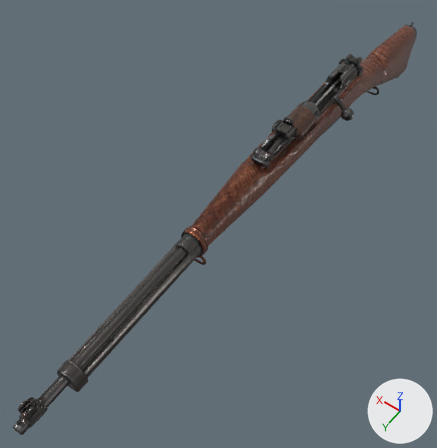
Renders of the glTF model assets/resources/weapons/ProvidedGun/RifleMechanism.glb from each side of a commit.
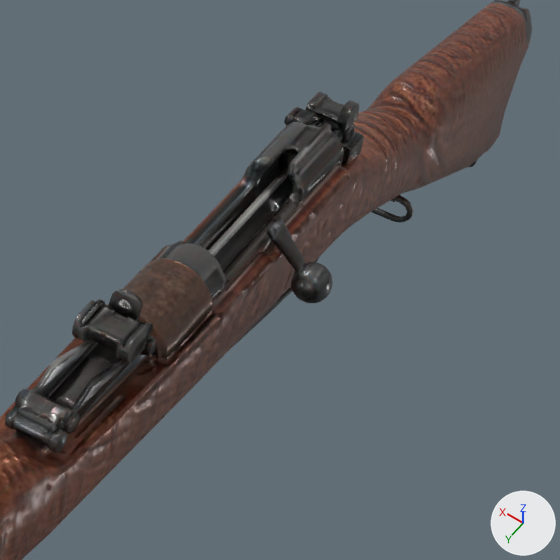
Each version appears first whole from a 50 mm lens placed at (-0.292, 0.555, 0.758), pointed at (0.039, 0.091, 0.03), and next in a close-up on the part from 57% to 97% of the width and 6% to 45% of the height. Every picture has the same lights, and +X, +Y and +Z are marked at lower right. The last two pictures show the newer version. Vertices at exactly the same position are counted once.

Names of what the first close-up shows: 'Bolt', 'Static'.
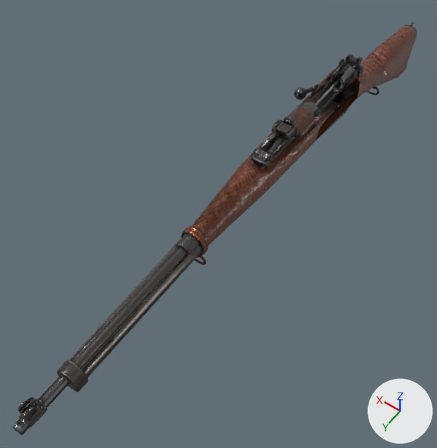
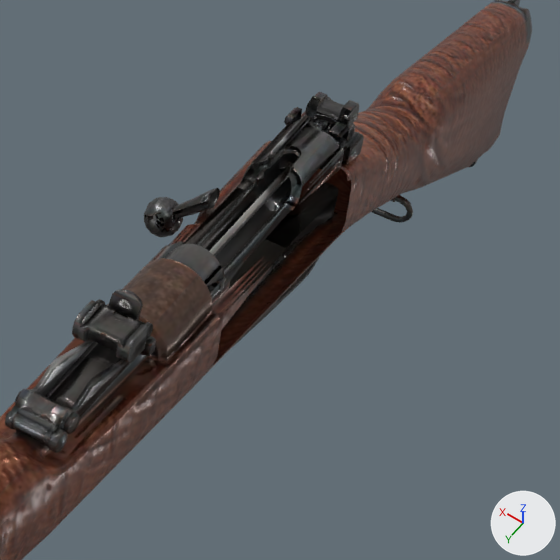
Where the change shows, as pixel boxes [x1, y1, x2, y2] in the close-ups (560 x 560 px):
'Bolt', mirrored: before [165, 101, 351, 366]; after [144, 96, 352, 289]

Diff of the bpy script that builds the scene:
```diff
--- a/assets/resources/weapons/ProvidedGun/RifleMechanism.glb.py
+++ b/assets/resources/weapons/ProvidedGun/RifleMechanism.glb.py
@@ me_tripo_mesh_156acf08_002 @@
 # used by ob_bolt; location = (0.0, -0.15, 0.14)
-me_tripo_mesh_156acf08_002.from_pydata(...)  # 983 vertices, 1671 faces; spans x -0.052..0.016, y -0.074..0.088, z -0.039..0.021
+me_tripo_mesh_156acf08_002.from_pydata(...)  # 983 vertices, 1671 faces; spans x -0.016..0.052, y -0.074..0.088, z -0.039..0.021
+# me_tripo_mesh_156acf08_002 part 1: the whole mesh is mirrored in x about the mesh origin
 me_tripo_mesh_156acf08_002.materials.append(mat_tripo_mat_156acf08)
```
